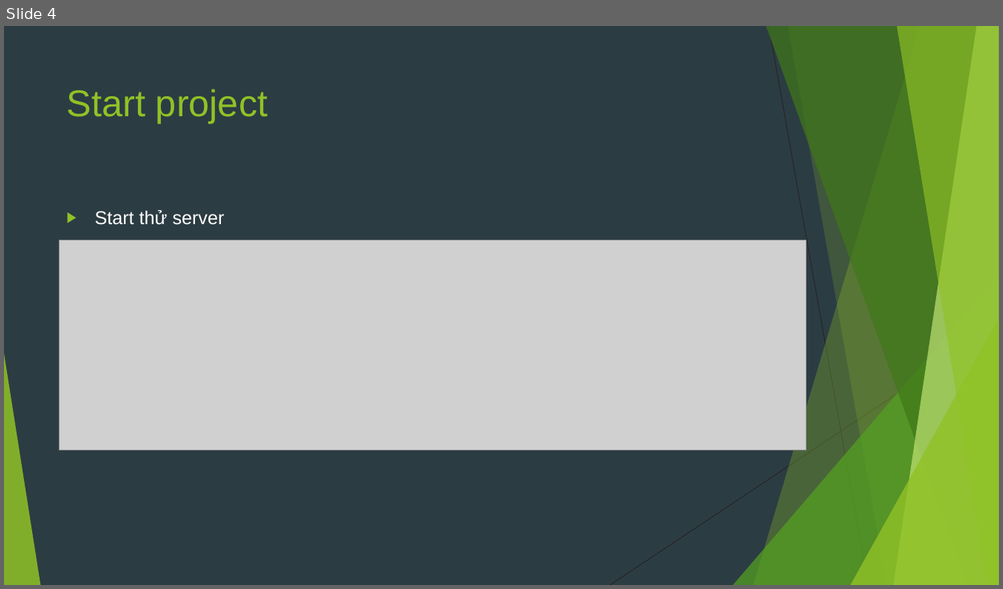
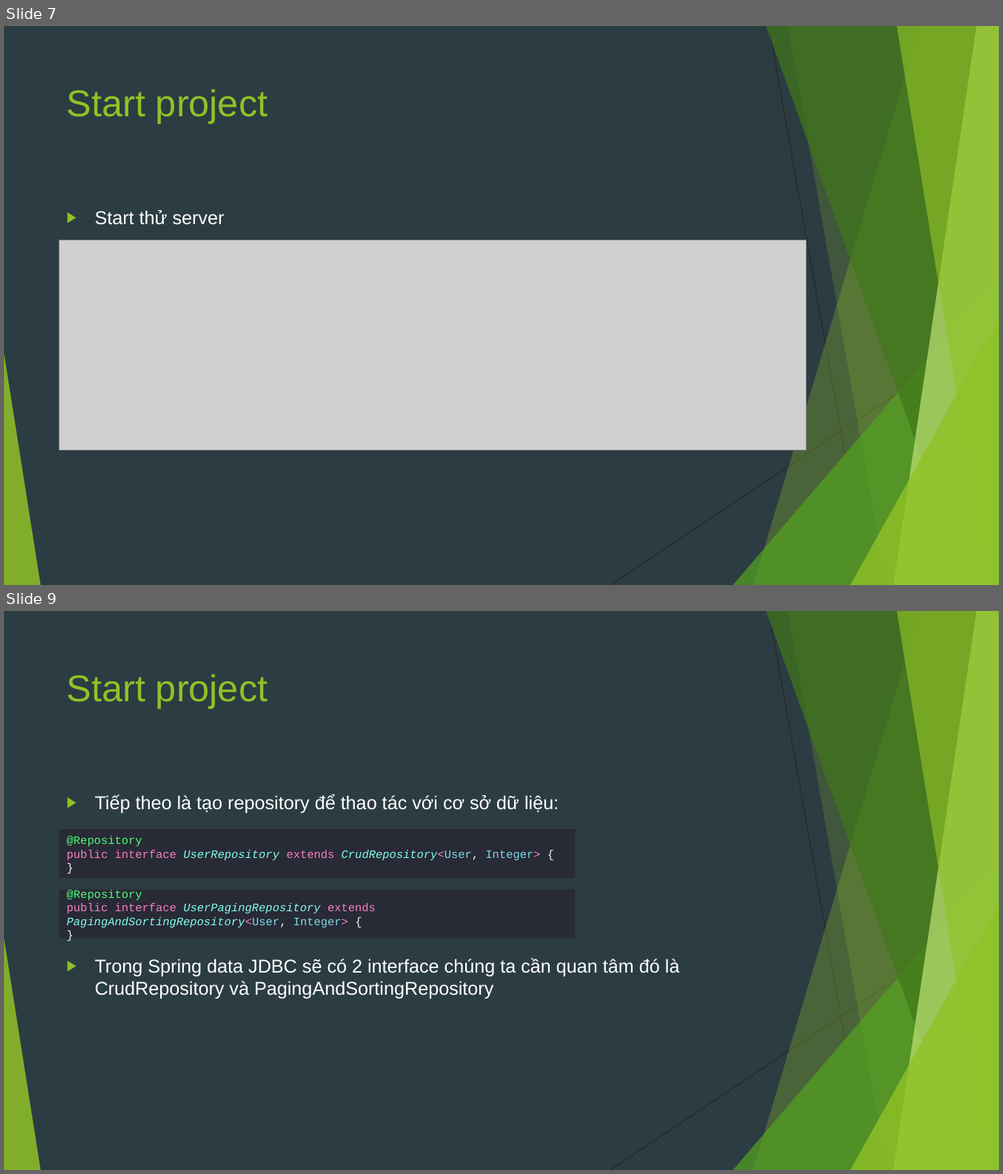
Before and after one commit to sobbingwind/SpringBoot, a slide deck: 06.Spring Data JDBC.pptx. Shown one above the other, each under a label of ours: slide 4 before the commit, slides 7 and 9 after it; the slides between them are not shown. The pictures are 1003x589 and 1003x1174 pixels, drawn with LibreOffice and Linux fonts; fonts in the diff are those of the drawing; grey boxes stand for pictures. Boxes give left, top, right and bottom in pixels: in the first picture for what was removed or moved away, otherwise in the second. Text is boxed around its words. In the diff, an @@ line names an element or a change of style, - is before the commit and + after.

```diff
--- a/06.Spring Data JDBC.pptx
+++ b/06.Spring Data JDBC.pptx
@@ slide 9 added at <box>4,611,999,1170</box>, background #2C3C43; not listed: 10 template elements that a slide beside it also shows @@
@@ title added at <box>67,674,267,709</box>, 36 pt, text #90C226 @@
+Start project
@@ text added at <box>95,795,680,999</box>, 18 pt, text #FFFFFF @@
+▶ Tiếp theo là tạo repository để thao tác với cơ sở dữ liệu:
+▶ Trong Spring data JDBC sẽ có 2 interface chúng ta cần quan tâm đó là CrudRepository và PagingAndSortingRepository
@@ rectangle added at <box>60,829,575,879</box>, fill #282A36, 11 pt, text #80FFEA @@
+@Repository
+public interface UserRepository extends CrudRepository<User, Integer> {
+}
@@ rectangle added at <box>60,890,575,940</box>, fill #282A36, 11 pt, text #80FFEA @@
+@Repository
+public interface UserPagingRepository extends PagingAndSortingRepository<User, Integer> {
+}
@@ what was slide 4 is now slide 7 @@
```
Also in this commit, not shown: 18 other slides added.
